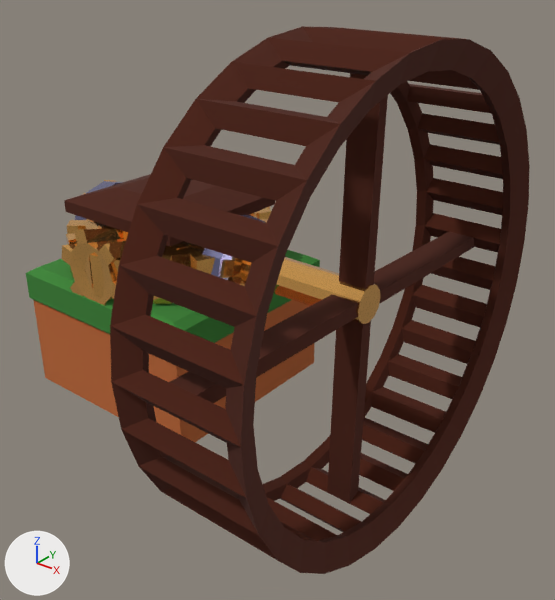
One commit to the glTF model assets/models/mechs/mechs.glb: the scene before it, then after it.
Both versions are drawn from a camera (50 mm lens) standing at (3.68, -3.45, 2.56) and looking at (0.86, 0.08, 0.38). Every picture has the same lights, and +X, +Y and +Z are marked at lower left. Where no turn or scale is listed for an object, it has been applied to the vertices. Vertices at the same position are counted once.

Names of what the first picture shows: 'Cylinder.001', 'Cylinder.002', 'cog_big', 'grass', 'ground', 'shaf_f', 'shaf_l', 'top'.
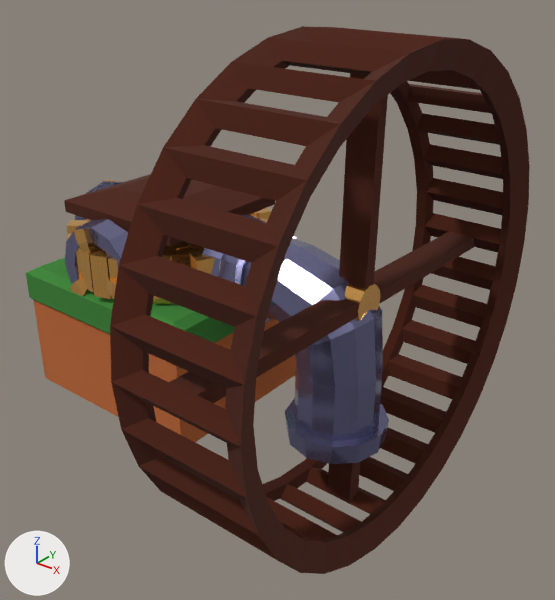
Changed parts and their boxes [x1, y1, x2, y2] in the pictures (555 x 600 px):
'Cylinder.003', added (blue)
    after: [218, 222, 389, 464]
'shaf_f', reshaped
    before: [62, 229, 126, 306]
    after: [70, 229, 117, 298]
'Cylinder.004', added (blue)
    after: [65, 219, 128, 284]
part 1 of me_cylinder_008, cut back
    before: [62, 239, 126, 306]
    after: [75, 243, 117, 295]
part 2 of me_cylinder_006, cut back
    before: [220, 257, 245, 286]
'Cylinder.002', unchanged, covered by the edit
    before: [240, 257, 381, 324]
    after: [345, 284, 381, 321]

Edits to the bpy script that builds the scene:
```text
Change me_cylinder_006:
    used by ob_shaf_l; location = (0.4, 0.0, 0.6)
    remove me_cylinder_006.from_pydata(...)  # 72 vertices, 144 faces; spans x -0.141..0.323, y -0.292..0.292, z -0.292..0.292
    add me_cylinder_006.from_pydata(...)  # 50 vertices, 96 faces; spans x -0.141..0.323, y -0.242..0.292, z -0.242..0.292
    me_cylinder_006 part 2
    42 vertices are removed from x -0.141..0.323, y -0.292..0.242, z -0.292..0.242
    114 faces are deleted
    20 vertices are added at x 0.091..0.309, y -0.14..0.228, z -0.14..0.161
    66 new faces join them
Change me_cylinder_008:
    used by ob_shaf_f; location = (0.0, -0.4, 0.6)
    remove me_cylinder_008.from_pydata(...)  # 72 vertices, 144 faces; spans x -0.292..0.292, y -0.323..0.141, z -0.292..0.292
    add me_cylinder_008.from_pydata(...)  # 50 vertices, 96 faces; spans x -0.242..0.292, y -0.323..0.141, z -0.242..0.292
    me_cylinder_008 part 1
    42 vertices are removed from x -0.292..0.242, y -0.323..0.141, z -0.292..0.242
    114 faces are deleted
    20 vertices are added at x -0.14..0.228, y -0.309..-0.091, z -0.14..0.161
    66 new faces join them
Add me_cylinder_013:
    me_cylinder_013.from_pydata(...)  # 179 vertices, 350 faces; spans x -0.697..0.331, y -0.68..0.334, z -0.463..0.334
    me_cylinder_013.materials.append(mat_pipe)  # blue #7c7ba1
Add me_cylinder_004:
    me_cylinder_004.from_pydata(...)  # 144 vertices, 264 faces; spans x -0.697..0.341, y -0.334..0.334, z -0.97..0.334
    me_cylinder_004.materials.append(mat_pipe)  # blue #7c7ba1
Add ob_cylinder_004:
    ob_cylinder_004 = bpy.data.objects.new('Cylinder.004', me_cylinder_013)
    ob_cylinder_004.location = (0.0, 0.0, 0.577)
Add ob_cylinder_003:
    ob_cylinder_003 = bpy.data.objects.new('Cylinder.003', me_cylinder_004)
    ob_cylinder_003.location = (1.396, 0.0, 0.577)
```
